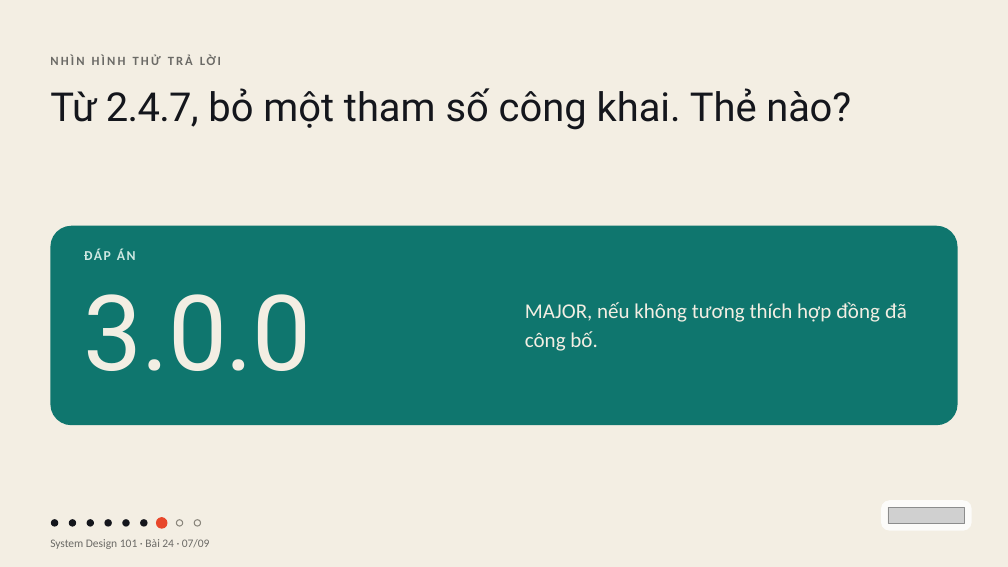
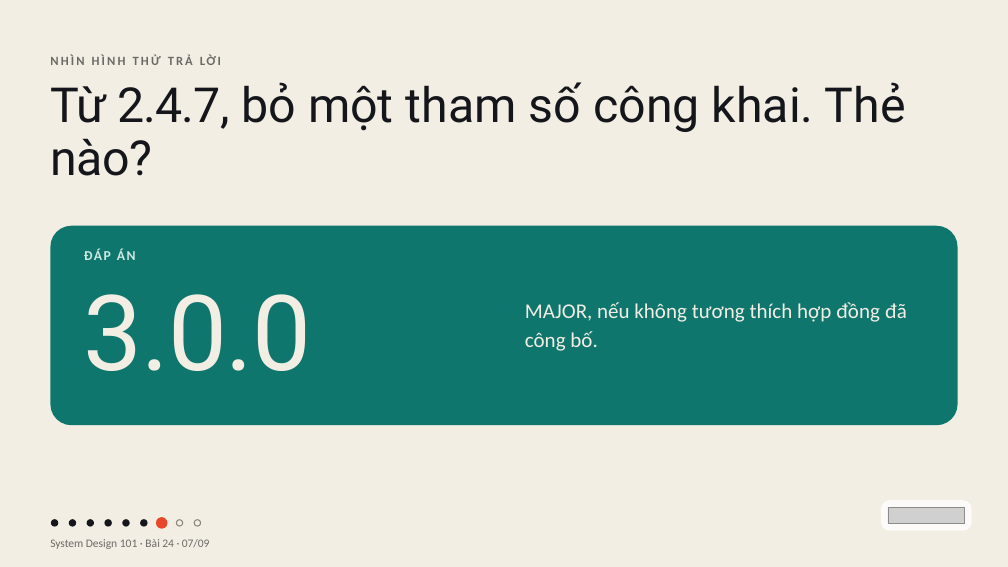
Before and after one commit to vohoailinh90/tool-marketing-studio, a slide deck: slide 7 of system-design-101/vi/lessons/sd-01-024/slides/sd-01-024.pptx. Drawn at 1008x567 pixels with LibreOffice and Linux fonts; fonts in the diff are those of the drawing; grey boxes stand for pictures. Boxes give left, top, right and bottom in pixels: in the first picture for what was removed or moved away, otherwise in the second. Text is boxed around its words. In the diff, an @@ line names an element or a change of style, - is before the commit and + after.

```diff
--- a/system-design-101/vi/lessons/sd-01-024/slides/sd-01-024.pptx
+++ b/system-design-101/vi/lessons/sd-01-024/slides/sd-01-024.pptx
@@ text "Từ 2.4.7, bỏ một tham ..." at bbox=[50, 82, 906, 176]: size 57 to 69 pt; letter spacing -0.4 to -0.6 pt in "Từ"; letter spacing -1 to -1.2 pt in "2.4.7,"; letter spacing -0.1 to 0 pt in "bỏ số"; letter spacing -0.3 to -0.4 pt in "nào?"; line spacing 62.7pt to 75.9pt @@
```
Also in this commit, not shown: 4 other files.
